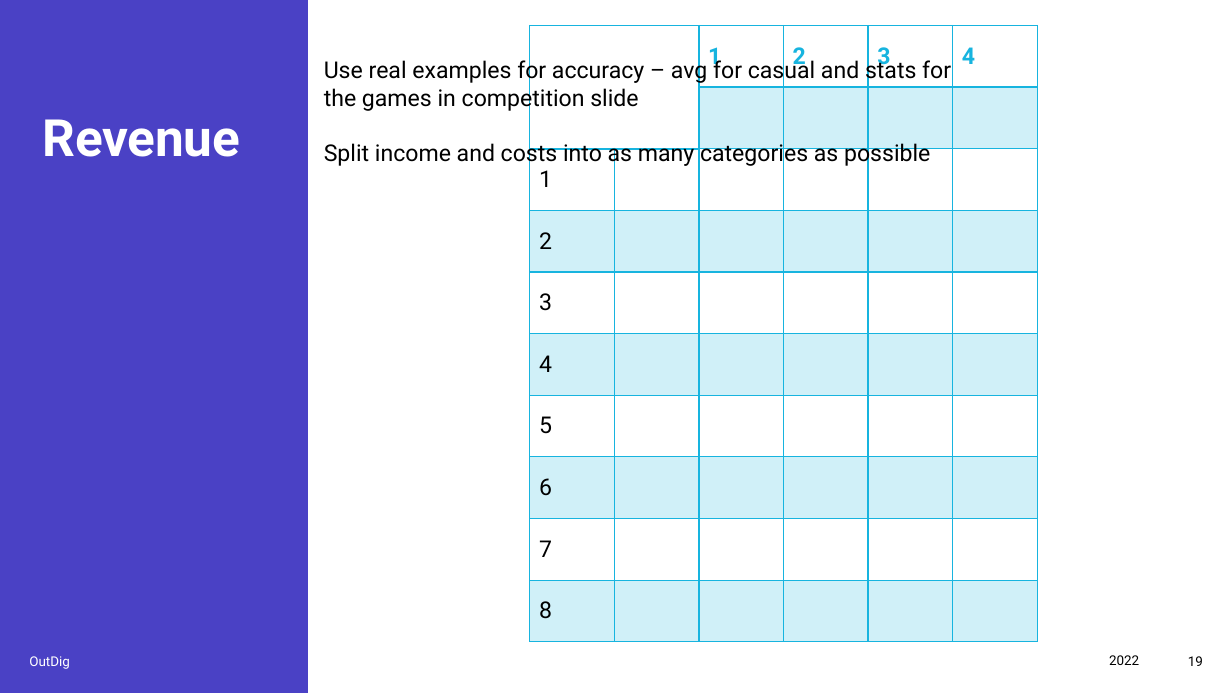
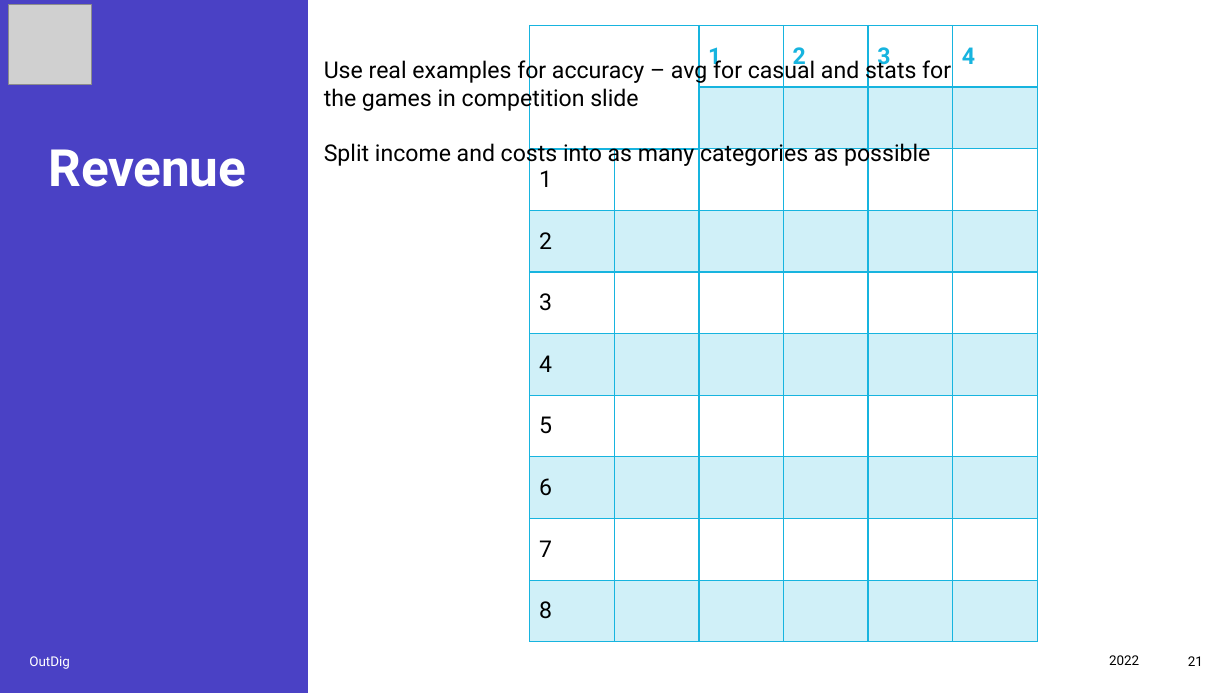
Before and after one commit to Joe34441/IndieDevPPT, a slide deck: slide 21 of CT6018 Joe Mason s4001719.pptx (slide 19 before the commit). Drawn at 1232x693 pixels with LibreOffice and Linux fonts; fonts in the diff are those of the drawing; grey boxes stand for pictures. Boxes give left, top, right and bottom in pixels: in the first picture for what was removed or moved away, otherwise in the second. Text is boxed around its words. In the diff, an @@ line names an element or a change of style, - is before the commit and + after.

```diff
--- a/CT6018 Joe Mason s4001719.pptx
+++ b/CT6018 Joe Mason s4001719.pptx
@@ picture added at [9, 5, 92, 85] @@
@@ title "Revenue": place and size @@
-title "Revenue" at [43, 119, 240, 157]
+title "Revenue" at [49, 149, 246, 187]
@@ page number at [1188, 656, 1203, 666]: text changed @@
-19
+21
```
Also in this commit, not shown: 14 other slides changed, 3 slides added, 1 slide removed, 1 other file.
